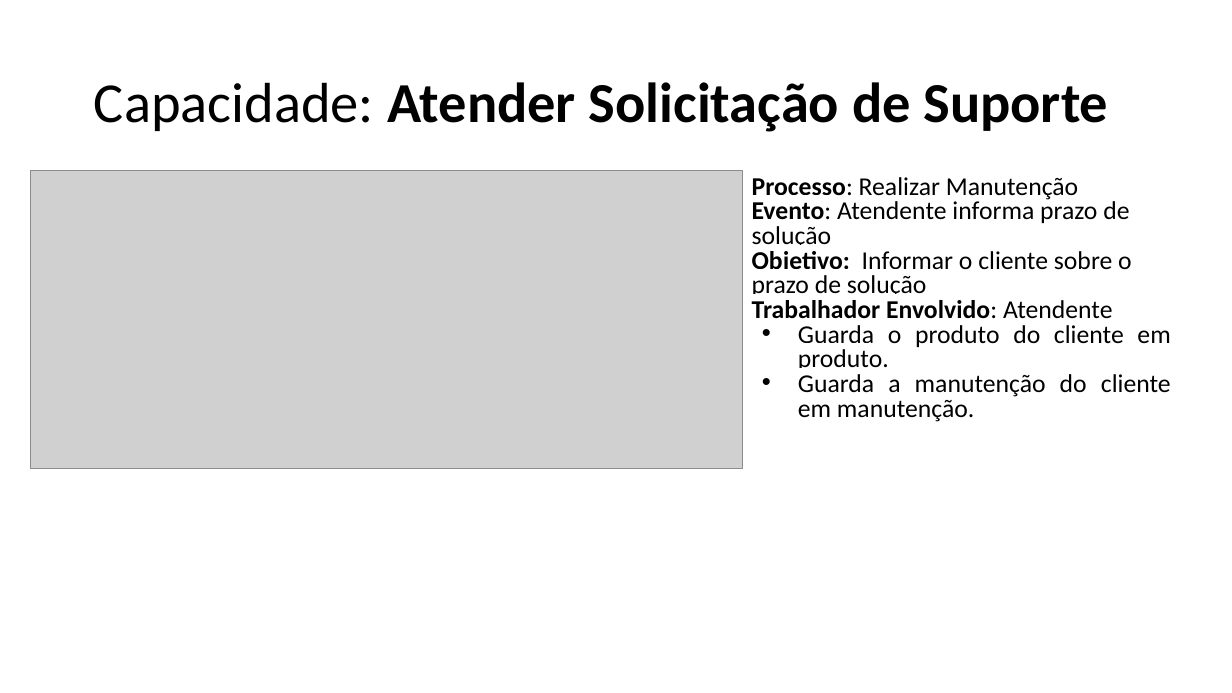
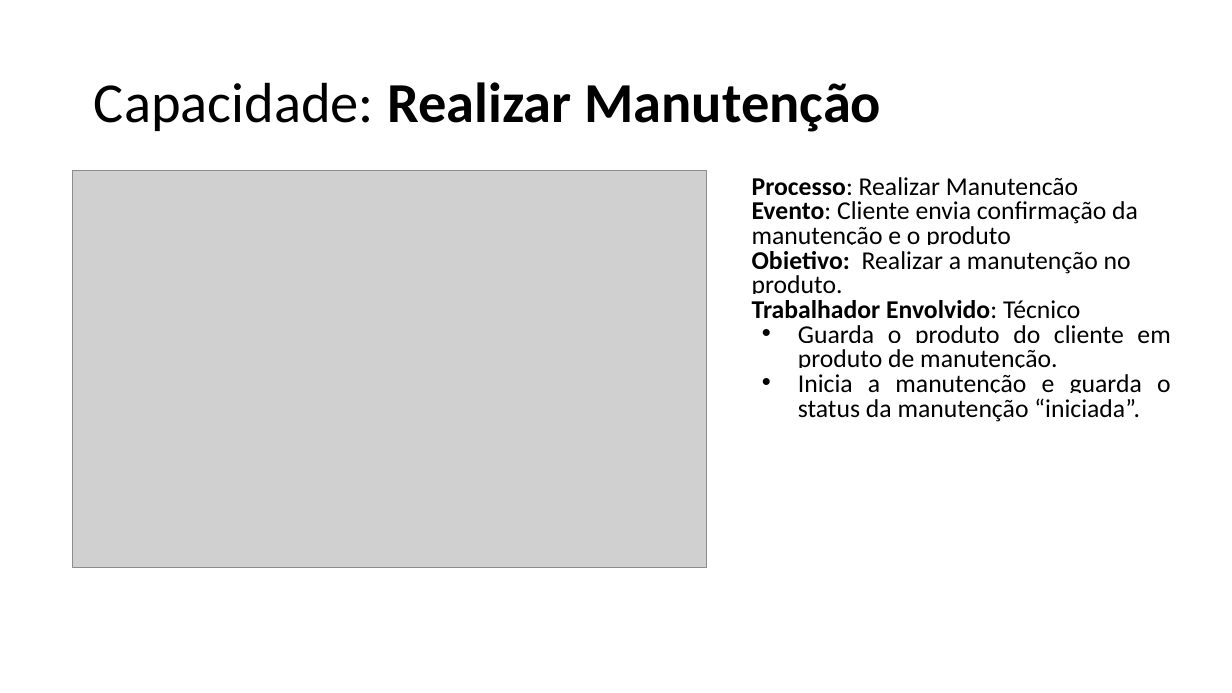
Before and after one commit to emersonsoaresdasilva/projeto-ope, a slide deck: slide 9 of 18-Descrição dos Processos de Negócio.pptx. Drawn at 1232x693 pixels with LibreOffice and Linux fonts; fonts in the diff are those of the drawing; grey boxes stand for pictures. Boxes give left, top, right and bottom in pixels: in the first picture for what was removed or moved away, otherwise in the second. Text is boxed around its words. In the diff, an @@ line names an element or a change of style, - is before the commit and + after.

```diff
--- a/18-Descrição dos Processos de Negócio.pptx
+++ b/18-Descrição dos Processos de Negócio.pptx
@@ title at (94, 82, 881, 132): text changed @@
-Capacidade: Atender Solicitação de Suporte
+Capacidade: Realizar Manutenção
@@ picture: place and size @@
-picture at (30, 171, 742, 470)
+picture at (73, 171, 706, 567)
@@ text at (752, 201, 1171, 422): text changed @@
-Evento: Atendente informa prazo de solução
-Objetivo: Informar o cliente sobre o prazo de solução
-Trabalhador Envolvido: Atendente
-• Guarda o produto do cliente em produto.
-• Guarda a manutenção do cliente em manutenção.
+Evento: Cliente envia confirmação da manutenção e o produto
+Objetivo: Realizar a manutenção no produto.
+Trabalhador Envolvido: Técnico
+• Guarda o produto do cliente em produto de manutenção.
+• Inicia a manutenção e guarda o status da manutenção “iniciada”.
```
Also in this commit, not shown: 22 other slides changed, 13 other files.
